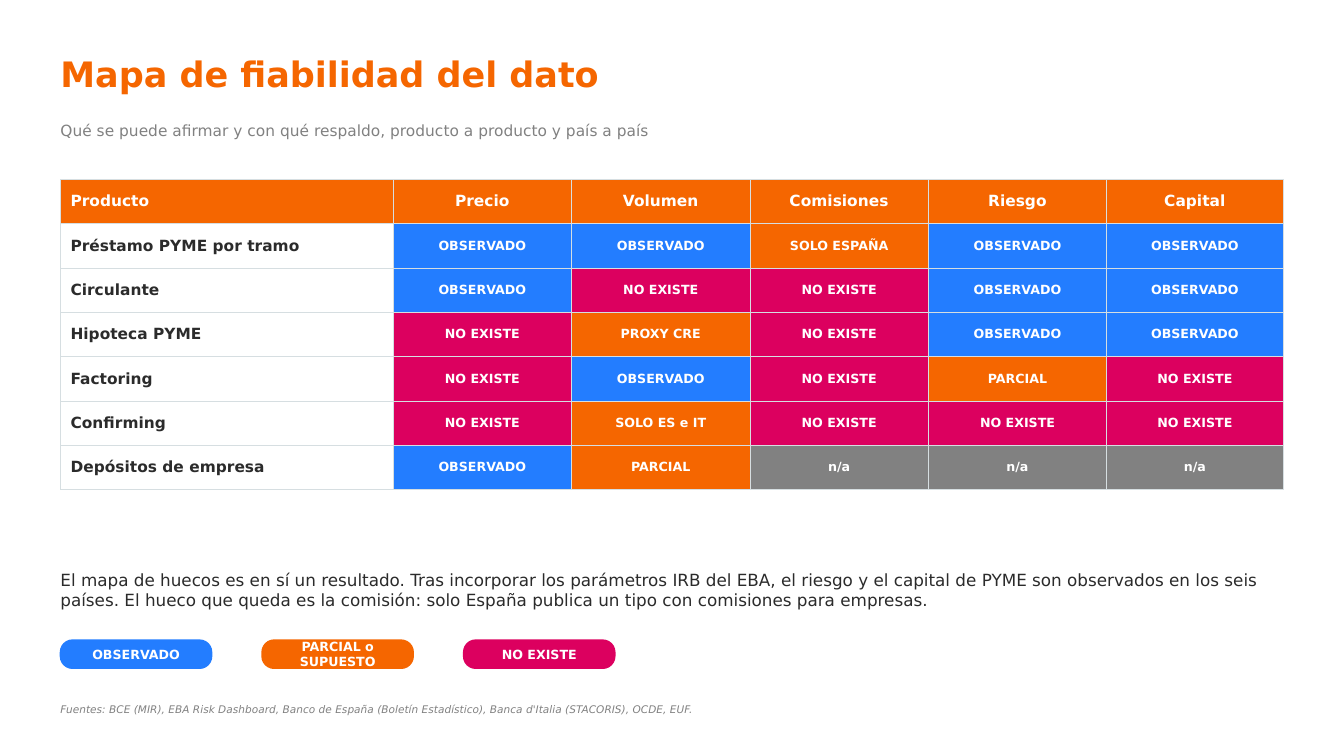
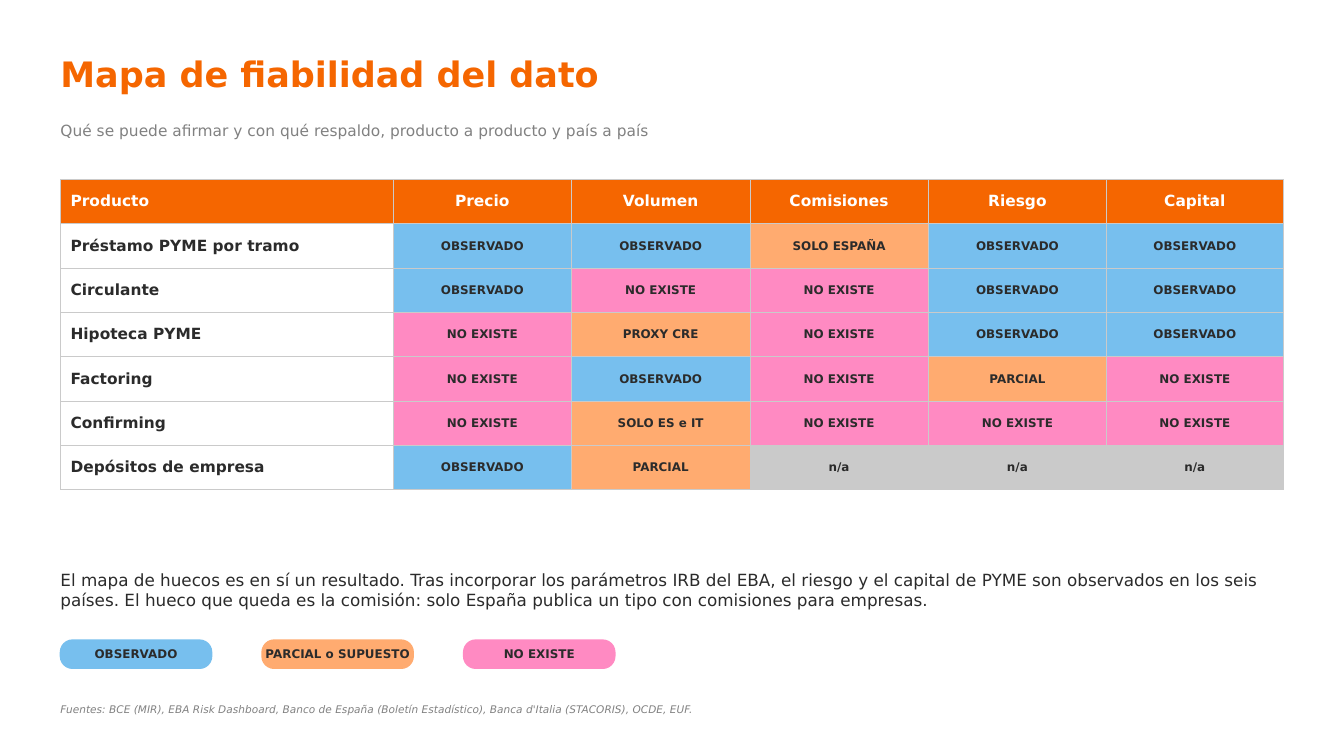
Before and after one commit to agomez2812-lang/sturdy-barnacle, a slide deck: slide 3 of pres/rentabilidad_pyme.pptx. Drawn at 1344x756 pixels with LibreOffice and Linux fonts; fonts in the diff are those of the drawing. Boxes give left, top, right and bottom in pixels: in the first picture for what was removed or moved away, otherwise in the second. Text is boxed around its words. In the diff, an @@ line names an element or a change of style, - is before the commit and + after.

```diff
--- a/pres/rentabilidad_pyme.pptx
+++ b/pres/rentabilidad_pyme.pptx
@@ table at (x1=60, y1=179, x2=1284, y2=480) @@
@@ fill #237DFF to #77BFEE in 11 cells @@
@@ fill #F56600 to #FFAB70 in 5 cells @@
@@ fill #DC005F to #FF8AC2 in 11 cells @@
@@ fill #818181 to #CACACA in 3 cells @@
@@ size 9 to 8.5 pt, text colour #FFFFFF to #2B2B2B in "OBSERVADO", "OBSERVADO", "SOLO ESPAÑA", "OBSERVADO" and 26 more places @@
@@ borders changed @@
@@ rounded rectangle at (x1=60, y1=640, x2=212, y2=668): fill #237DFF to #77BFEE; outline #237DFF 1 pt to #77BFEE 1 pt @@
@@ rounded rectangle at (x1=262, y1=640, x2=413, y2=668): fill #F56600 to #FFAB70; outline #F56600 1 pt to #FFAB70 1 pt @@
@@ size 9 to 8.5 pt, text colour #FFFFFF to #2B2B2B in 3 elements at (x1=95, y1=649, x2=178, y2=658), (x1=265, y1=649, x2=410, y2=658), (x1=504, y1=649, x2=575, y2=658) @@
@@ rounded rectangle at (x1=464, y1=640, x2=615, y2=668): fill #DC005F to #FF8AC2; outline #DC005F 1 pt to #FF8AC2 1 pt @@
```
Also in this commit, not shown: 20 other slides changed, 5 other files.
